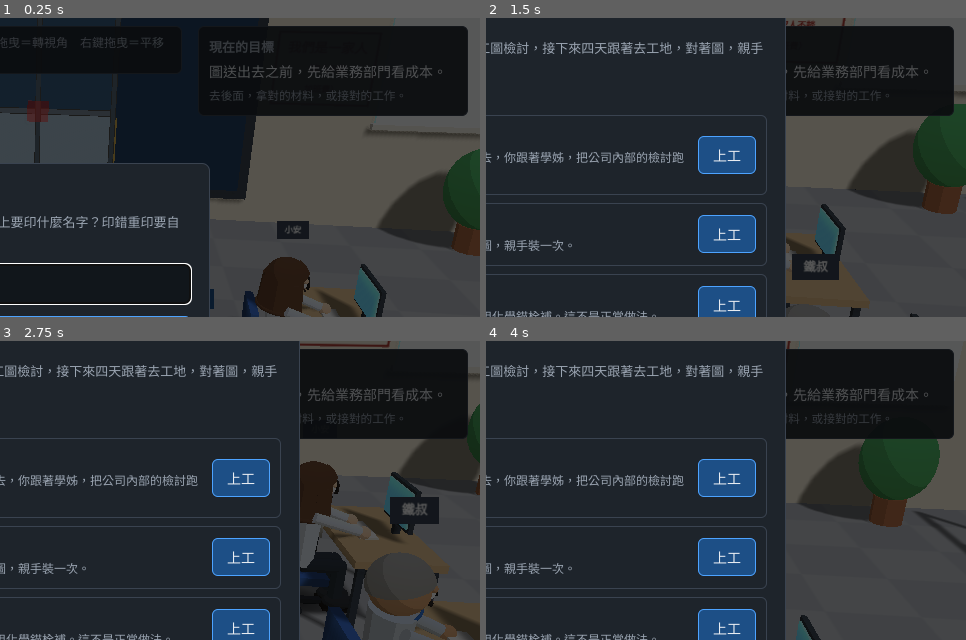
Above: before the commit, frames 1-4 (two rows, left to right).
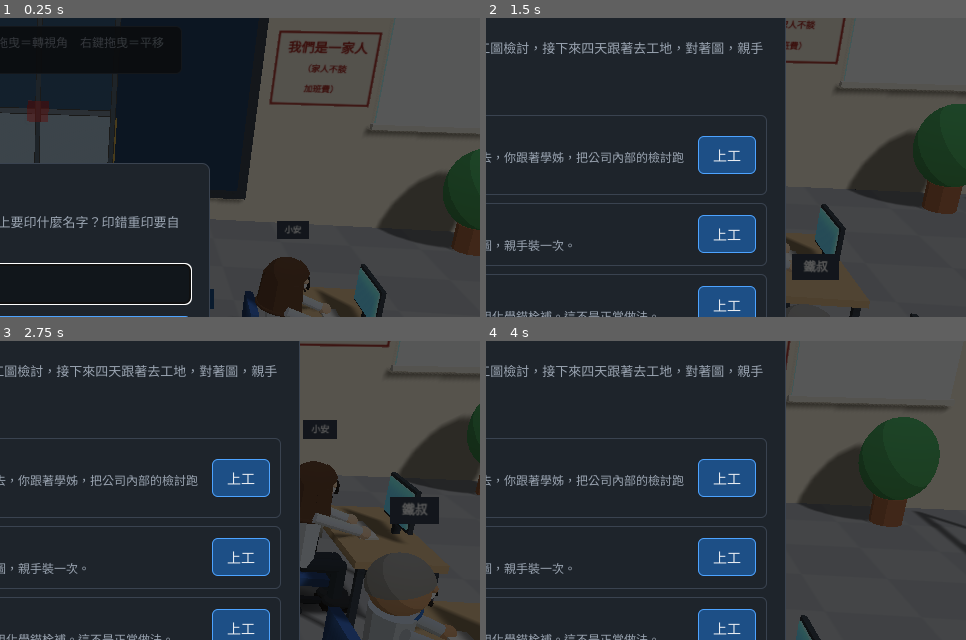
Above: after the commit, the same moments.

Repository: idomaintaipei-alt/cw-game
Game: browser game, page index.html
The game is run twice, just before and just after one commit, with the same random seed, the same clock (stepped at 60 frames per second) and the same inputs.
Inputs (mouse positions are % of the whole screen's width and height, from its top left):
- Up to frame 1 (0.25 s): no input
- Up to frame 2 (1.5 s): click (50, 53) at 0.27 s; type "Alex" at 0.27 s; click "開始上班" at 0.52 s; hold Right from 1.03 s (still down); click (50, 60) at 1.07 s; tap Space at 1.1 s
- Up to frame 3 (2.75 s): release Right at 1.53 s; hold Down 1.58-1.85 s; tap Space at 1.6, 2.1, 2.6 s; click (30, 40) at 1.67 s; hold Left 1.9-2.47 s; click (70, 35) at 2.27 s; hold Up from 2.52 s (still down)
- Up to frame 4 (4 s): release Up at 2.82 s; click (65, 70) at 2.87 s; hold Right 2.87-3.53 s; tap Space at 3.1, 3.6 s; click (25, 75) at 3.47 s; hold Up 3.58-3.82 s; hold Left from 3.87 s (still down)
The pictures show only the part of the screen within x 50-100%, y 8-58%; the shares and areas given below are measured in that part.

The runs differ from the first frame. In frame 1, 13% of the frame differs, in the area x 43-98%, y 2-33%; in frame 2, 10%; in frame 3, 9.9%; in frame 4, 10%.

Commit message:
更新網頁版：拿掉目標提示與帶路、擋住角色的東西變半透明

Diff:
--- a/index.html
+++ b/index.html
@@ -31,7 +31,7 @@
   body.incut #joy { display:none !important; }
   #actBtn { position:fixed; right:16px; bottom:calc(34px + var(--lift,0px)); z-index:4; display:none; min-width:96px; m …(204 unchanged characters)…
   #ptr { position:fixed; left:0; top:0; z-index:4; width:40px; height:40px; display:none; place-items:center; border-radius:50%; background:#4da3ff; border:2px solid #fff; color:#fff; font-size:20px; font-weight:900; pointer-events:none; box-shadow:0 2px 10px rgba(0,0,0,.4); }   /* 藍圈不在畫面裡：邊緣的箭頭 */
-  #goal .goBtn { display:inline-block; margin-top:6px; padding:5px 12px; font-size:13px; background:#1d4f86; border-color:#7cc0ff; }
+  #goalCard { display:none !important; }   /* 不顯示「現在的目標」：施工順序要玩家自己想，畫面還給遊戲 */
   body.dlgopen #joy, body.dlgopen #actBtn, body.incut #actBtn, body.dlgopen #ptr, body.incut #ptr { display:none !important; }   /* 對話、過場的時候收起來 */
   body.joyon #testTag { left:50% !important; right:auto !important; transform:translateX(-50%); bottom:calc(4px + var(--lift,0px)) !important; font-size:10px !important; padding:3px 8px !important; white-space:nowrap; }   /* 測試版標籤：放在搖桿和動作鍵中間 */
   @media (max-height:500px) and (orientation:landscape){ body.joyon #camBtns { left:auto; right:8px; top:58%; } #joy { width:108px; height:108px; bottom:calc(12px + var(--lift,0px)); } #joy::before { inset:26px; } }   /* 打橫：三顆鏡頭按鈕回到右邊，左下給搖桿 */
@@ -196,7 +196,7 @@
 <div id="testTag" style="display:none; position:fixed; left:12px; bottom:12px; z-index:3; font-size:12px; background:#7a3340; color:#fff; padding:5px 10px; border-radius:6px">測試版：造型和座駕全部解鎖</div>
 <div id="ticker"><b>公司廣播</b><span id="tickTxt"></span></div>
 <div id="side">
-  <div class="card"><h2>現在的目標</h2><div id="goal"></div></div>
+  <div class="card" id="goalCard"><h2>現在的目標</h2><div id="goal"></div></div>
   <div class="card" id="trayCard" style="display:none"><h2>工具盤（點正確的下一步）</h2><div id="tray"></div></div>
 </div>
 <div id="toasts"></div>
@@ -735,7 +735,7 @@
 const LV = { group:null, parts:{}, refs:{}, pallets:{}, pick:[], actors:{} };
 const anims = [];
 function resetGroup(){ if(LV.group){ scene.remove(LV.group); LV.group.traverse(o=>{ if(o.geometry) o.geometry.dispose(); }); }
-  LV.group=new THREE.Group(); scene.add(LV.group); LV.host=n …(136 unchanged characters)… false; LV.welcome=null; LV.escort=null; LV.pick=[]; talkCam=null; talkWho=null; LV.actors={}; anims.length=0; }
+  LV.group=new THREE.Group(); scene.add(LV.group); LV.host=n …(136 unchanged characters)… false; LV.welcome=null; LV.escort=null; if(typeof occOn!=='undefined') occOn.clear(); LV.pick=[]; talkCam=null; talkWho=null; LV.actors={}; anims.length=0; }
 function part(id){ return LV.parts[id] || (LV.parts[id]={meshes:[],ghosts:[]}); }
 function ghostOf(id, mesh){ if(mesh.isSprite) return; const gh=new THREE.Mesh(mesh.geometry, mat.ghost); gh.position.copy(mesh.position); gh.rotation.copy(mesh.rotation); gh.visible=false; (LV.host||LV.group).add(gh); part(id).ghosts.push(gh); }
 function add(id, mesh){ mesh.visible=false; mesh.userData.home=mesh.position.clone(); (LV.host||LV.group).add(mesh); part(id).meshes.push(mesh); ghostOf(id,mesh); return mesh; }
@@ -1594,8 +1594,7 @@
 const stepOf = id => L.steps.find(x=>x.id===id);
 const need = () => L.steps[cur];
 function stats(){ $('#step').textContent=Math.min(cur+1,L.steps.length); $('#score').textContent=score; $('#ncr').textContent=ncr; }
-function setGoal(){ const g=$('#goal'); g.textContent=''; if(done) return; const st=need(); const h=document.createElement('span'); richText(h, segsOf(st.hint)); g.append(h);
-  if(carry && L && !L.bench){ const gb=document.createElement('button'); gb.className='goBtn'; gb.textContent='帶我去藍圈 ▶'; gb.onclick=e=>{ e.stopPropagation(); if(!dlgOpen) goSpot(); }; g.append(document.createElement('br'), gb); }   /* 手上拿著料：可以自己走過去（選哪個料要自己想，所以拿料不帶路） */ const s=document.createElement('small');
+function setGoal(){ const g=$('#goal'); g.textContent=''; if(done) return; const st=need(); const h=document.createElement('span'); richText(h, segsOf(st.hint)); g.append(h); const s=document.createElement('small');
   s.textContent = L.bench ? '點下面工具盤裡正確的下一步。' : !carry ? '去後面，拿對的材料，或接對的工作。' : ITEM[L.id+'.'+st.id] ? `手上拿著「${st.pal||st.name}」，扛到藍色圈圈。` : `走到藍色圈圈，做「${st.name}」。`; g.append(s); }
 function showGhost(id){ Object.keys(LV.parts).forEach(k=>LV.parts[k].ghosts.forEach(g=>g.visible=(k===id))); }
 function dropIn(id,temp,from=0,to=1e9){ const p=LV.parts[id]; if(!p) return; const h=0.3;        // 放下去：從上面 30 公分輕輕放，一個接一個；不是從天上掉下來
@@ -1892,7 +1891,7 @@
   if(prank && Object.values(LV.actors).some(o=>o!==p && Math.hypot(o.x-p.x,o.z-p.z)<0.95)) return prank==='bat' ? '揮棒' : '動手';   // 跟 E 鍵一樣：拿著來亂的東西站在同事旁邊＝動手（後果自負）
   const pk=Object.keys(LV.pranks).find(id=>rectDist(LV.pranks[id].obs,p.x,p.z).d<0.7); if(pk) return prank===pk ? '放回去' : '拿起來';
   if(carry || prank) return null;
-  let best=null, bd=1.0; Object.entries(LV.pallets).forEach(([id,q])=>{ const d=rectDist(q.obs,p.x,p.z).d; if(d<bd && !placed.has(id)){ bd=d; best=id; } }); return best ? '拿「'+plain(stepOf(best).pal||stepOf(best).name)+'」' : null; }
+  let best=null, bd=1.0; Object.entries(LV.pallets).forEach(([id,q])=>{ const d=rectDist(q.obs,p.x,p.z).d; if(d<bd && !placed.has(id)){ bd=d; best=id; } }); if(!best) return null; const nm=plain(stepOf(best).pal||stepOf(best).name); return ITEM[L.id+'.'+best] ? '拿「'+nm+'」' : '來'+nm; }   // 材料＝拿「預埋件」；工作（立牌）＝來放樣、來聯絡灌漿廠
 const pressE=()=>{ dispatchEvent(new KeyboardEvent('keydown',{key:'e'})); dispatchEvent(new KeyboardEvent('keyup',{key:'e'})); };
 document.getElementById('actBtn').addEventListener('click',e=>{ e.stopPropagation(); pressE(); });
 const _pv=new THREE.Vector3();
@@ -1906,6 +1905,17 @@
       P.style.transform=`translate(${Math.round(ax+vx*k-20)}px,${Math.round(ay+vy*k-20)}px) rotate(${Math.atan2(vy,vx).toFixed(3)}rad)`; on=true; } }
   P.style.display = on ? 'grid' : 'none'; }
 setInterval(hudTick,120);
+// 擋住角色的東西變半透明：從鏡頭往角色的胸口和腳邊各拉一條線，線上的東西（人、地板、本來就透明的不算）換成半透明的材質；不擋了就換回來
+var occRay=new THREE.Raycaster(), occOn=new Map();   // var：換關卡的程式可能比這裡先跑
+const fadeCache=new WeakMap(); function fadeMat(m){ let f=fadeCache.get(m); if(!f){ f=m.clone(); f.transparent=true; f.opacity=Math.min(m.opacity,0.22); f.depthWrite=false; fadeCache.set(m,f); } return f; }   // 同一種材質只做一份半透明的
+function occTick(){ if(!L || L.bench || !LV.actors.you || !LV.group) return; const me=LV.actors.you, skip=new Set(); Object.values(LV.actors).forEach(a=>a.g.traverse(o=>skip.add(o)));
+  const hit=new Set(), cp=camera.position;
+  if(me.g.visible && !L.office) for(const hy of [1.1,0.25]){ const tp=new THREE.Vector3(me.x, me.g.position.y+hy, me.z), dir=tp.clone().sub(cp), len=dir.length(); occRay.set(cp, dir.normalize()); occRay.camera=camera; occRay.near=0.2; occRay.far=len-0.35;   /* camera：線碰到名牌（sprite）時要用 */
+    occRay.intersectObjects(LV.group.children,true).forEach(h=>{ const o=h.object; if(!o.isMesh || skip.has(o) || o.userData.blob || o===spot) return; const m0=occOn.has(o)?occOn.get(o):o.material; if(Array.isArray(m0)) return; if(m0.transparent && !occOn.has(o)) return;
+      let q=o, v=true; while(q){ if(!q.visible) v=false; q=q.parent; } if(v) hit.add(o); }); }
+  occOn.forEach((m,o)=>{ if(!hit.has(o)){ o.material=m; occOn.delete(o); } });                                         // 不擋了：換回原本的材質
+  hit.forEach(o=>{ if(!occOn.has(o)){ occOn.set(o,o.material); o.material=fadeMat(o.material); } }); }                  // 擋住了：換成半透明
+setInterval(occTick,100);
 var helpT=null; function touchHud(){ if(!TOUCH) return; const on = !!(L && !L.bench); $('#joy').style.display = on ? 'block' : 'none'; document.body.classList.toggle('joyon', on);   // 手機：要走路的關卡才有搖桿
   const h=$('#help'); h.classList.remove('fadeout'); clearTimeout(helpT); helpT=setTimeout(()=>h.classList.add('fadeout'), 10000); }   // 說明開場顯示 10 秒，之後收起來，不擋畫面                                                                  // 手機：放大、縮小、回正三顆按鈕
 const zoomBy=f=>{ if(cut && cut.stage<2) return; camGoal=null; userCamT=performance.now(); if(talkCam){ talkCam.free=true; talkCam.zoomed=true; } dist=Math.min(maxD,Math.max(minD,dist*f)); };
